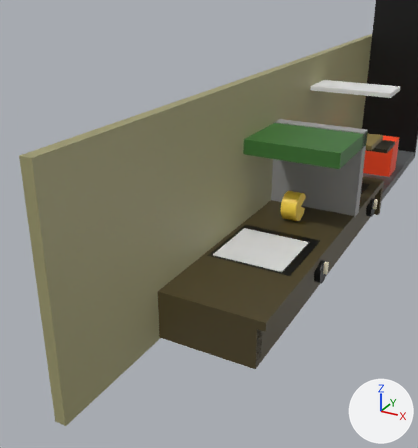
What one commit did to the Blender file scenes/Cheese.blend.
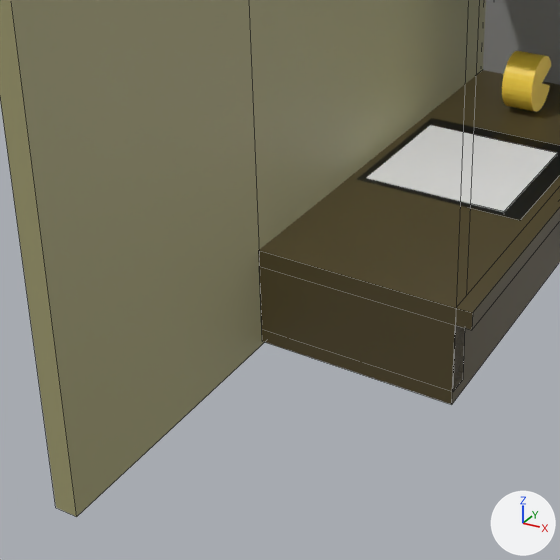
Old and new are each drawn from a 50 mm camera at (40.2, -139.6, 58.4) aimed at (2.5, -71.0, 24.2) and again close up on the part from 6% to 74% of the width and 37% to 100% of the height. The axes (+X, +Y, +Z) are drawn at lower right. The lights are the same throughout. The close-ups show mesh edges as thin lines. Objects named as collision shapes, trigger or cutter boxes, shadow casters or lower levels of detail are left out.

Names of what the first close-up shows: 'Cheese_Wheel', 'CounterTop', 'Cube.001', 'Gate', 'Hot_Plate', 'LeftWall', 'Wall', 'Wheel_Prototype'.
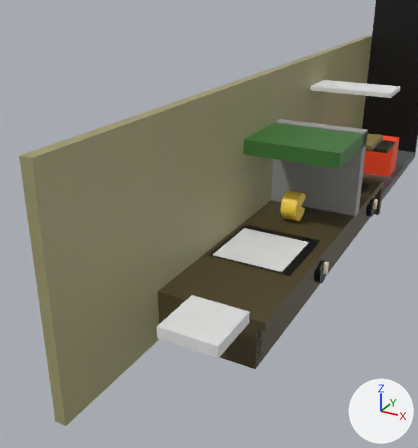
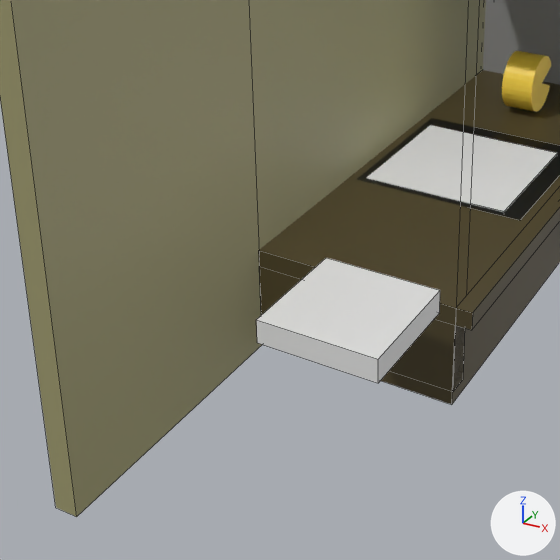
Changed parts and their boxes (x1, y1, x2, y2) in the close-ups (560 x 560 px):
'BounceStrong', added: after (256, 258, 440, 383)

Diff of the bpy script that builds the scene:
```diff
--- a/scenes/Cheese.blend.py
+++ b/scenes/Cheese.blend.py
@@ me_cube_003 @@
+me_cube_003.from_pydata(...)  # a box spanning x -1.0..1.0, y -1.0..1.0, z -1.0..1.0
@@ ob_bouncestrong @@
+ob_bouncestrong = bpy.data.objects.new('BounceStrong', me_cube_003)
+ob_bouncestrong.location = (4.69, -76.57, 10.59)
+ob_bouncestrong.scale = (5.0, 5.0, 1.0)
```
